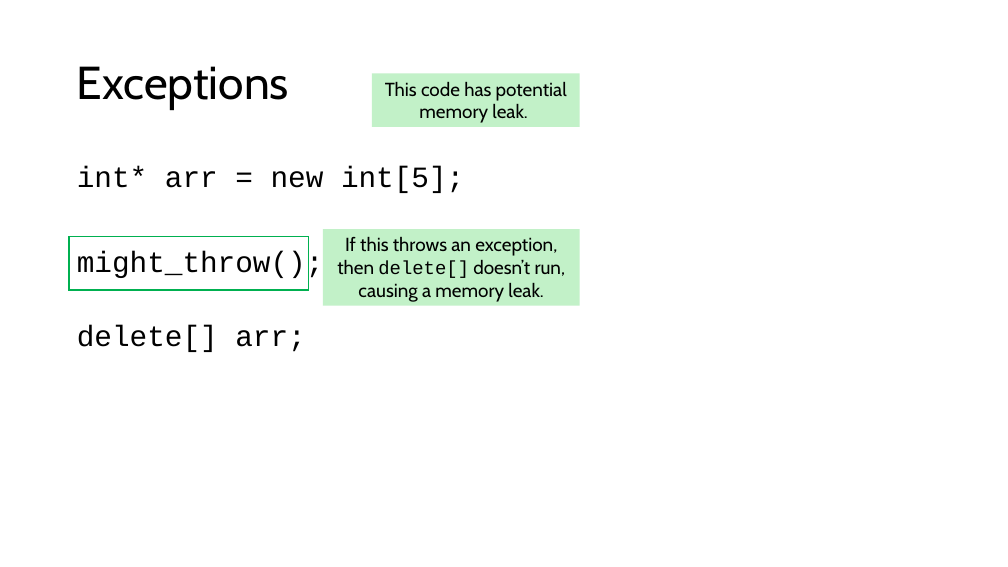
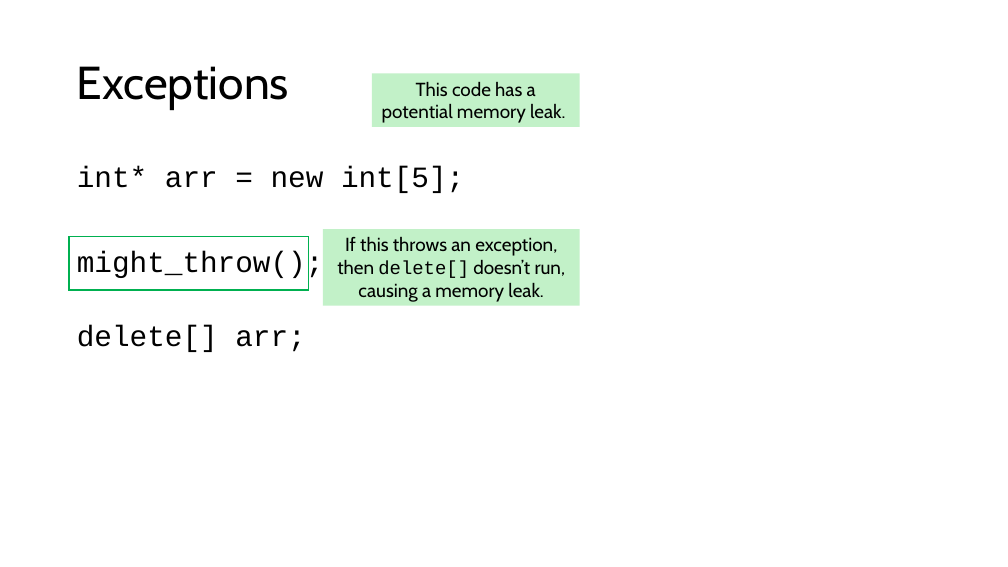
Before and after one commit to tjd1234/cmpt125spring2026, a slide deck: slide 16 of notes/week8/week8.pptx (slide 11 before the commit). Drawn at 1008x567 pixels with LibreOffice and Linux fonts; fonts in the diff are those of the drawing. Boxes give left, top, right and bottom in pixels: in the first picture for what was removed or moved away, otherwise in the second. Text is boxed around its words. In the diff, an @@ line names an element or a change of style, - is before the commit and + after.

```diff
--- a/notes/week8/week8.pptx
+++ b/notes/week8/week8.pptx
@@ text in rectangle at (382, 81, 565, 123): text changed @@
-This code has potential memory leak.
+This code has a potential memory leak.
```
Also in this commit, not shown: 6 other slides changed, 12 slides added, 19 other files.
